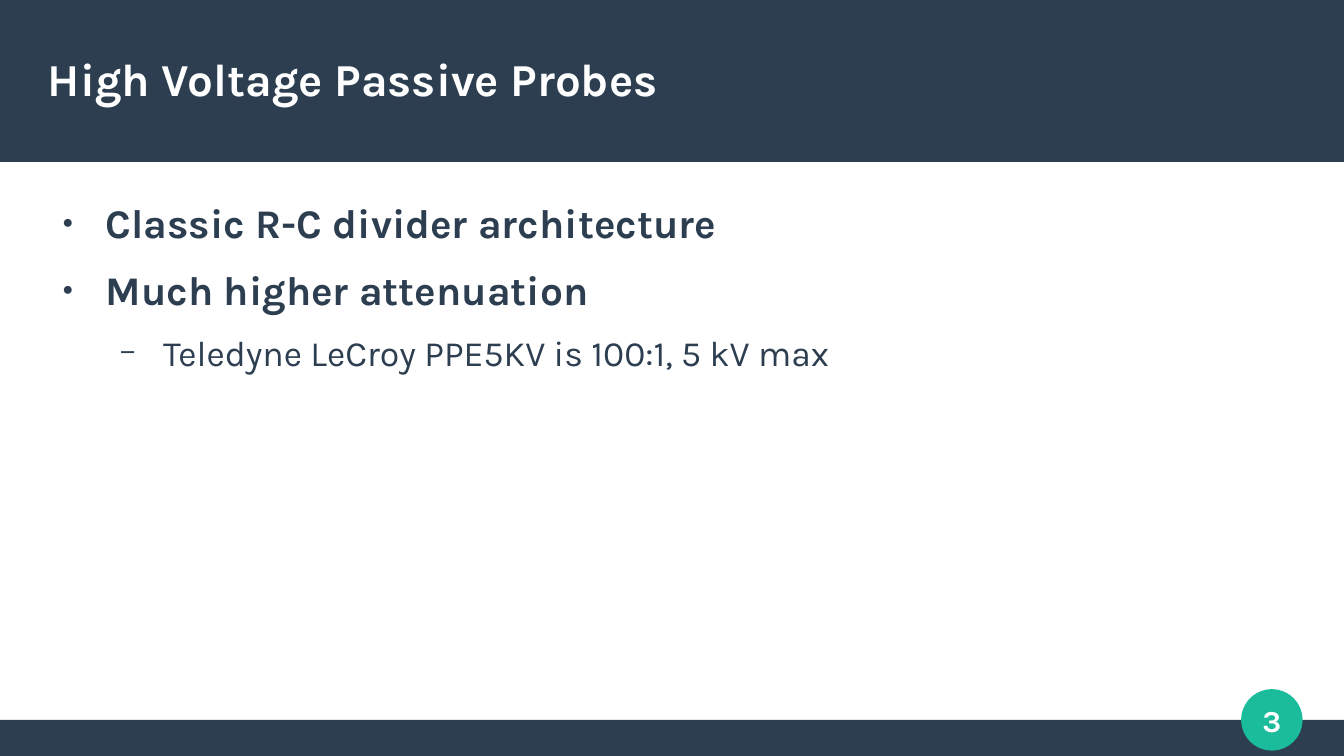
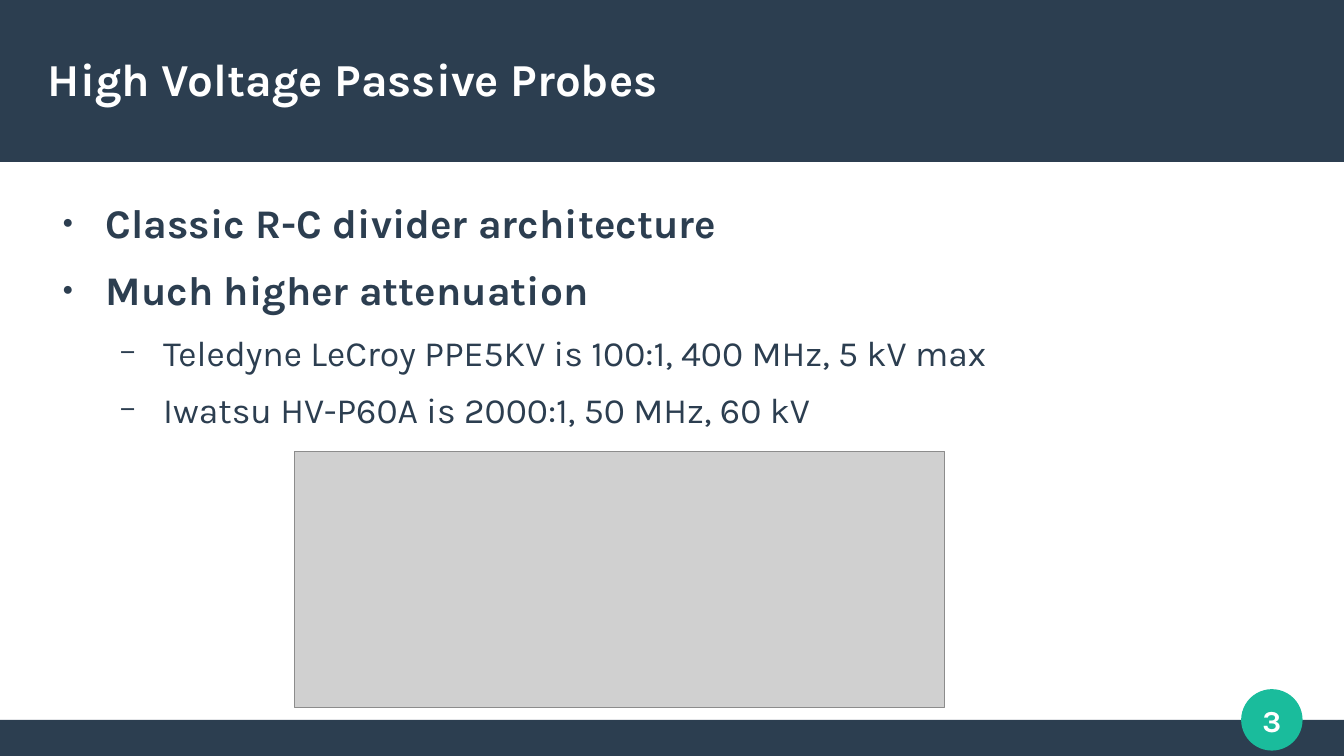
Before and after one commit to azonenberg/electronics-training, a slide deck: slide 3 of oscilloscope-probing/sec09-hv.odp. Drawn at 1344x756 pixels with LibreOffice and Linux fonts; fonts in the diff are those of the drawing; grey boxes stand for pictures. Boxes give left, top, right and bottom in pixels: in the first picture for what was removed or moved away, otherwise in the second. Text is boxed around its words. In the diff, an @@ line names an element or a change of style, - is before the commit and + after.

```diff
--- a/oscilloscope-probing/sec09-hv.odp
+++ b/oscilloscope-probing/sec09-hv.odp
@@ text at [163,341,986,427]: text changed @@
-  − Teledyne LeCroy PPE5KV is 100:1, 5 kV max
+  − Teledyne LeCroy PPE5KV is 100:1, 400 MHz, 5 kV max
+  − Iwatsu HV-P60A is 2000:1, 50 MHz, 60 kV
@@ picture added at [295,451,945,707] @@
```
Also in this commit, not shown: 1 other slide changed, 2 slides added, 6 other files.
